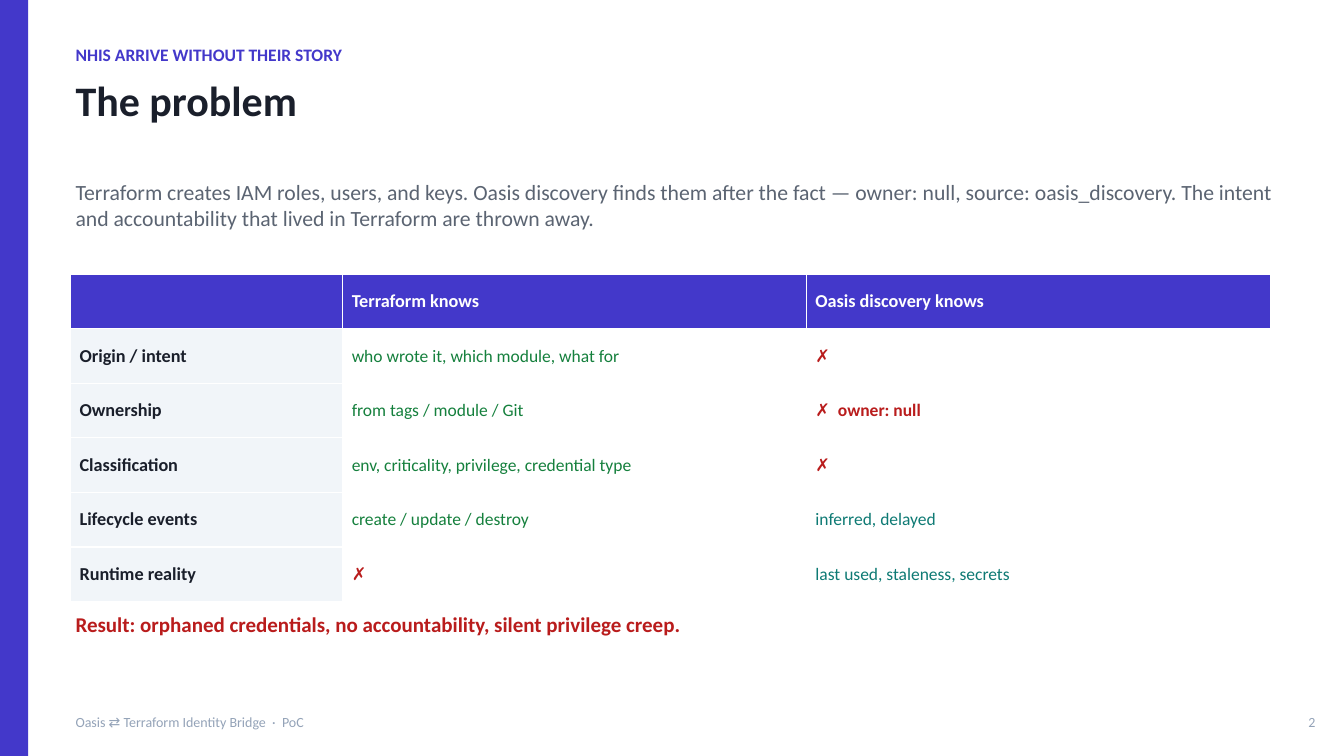
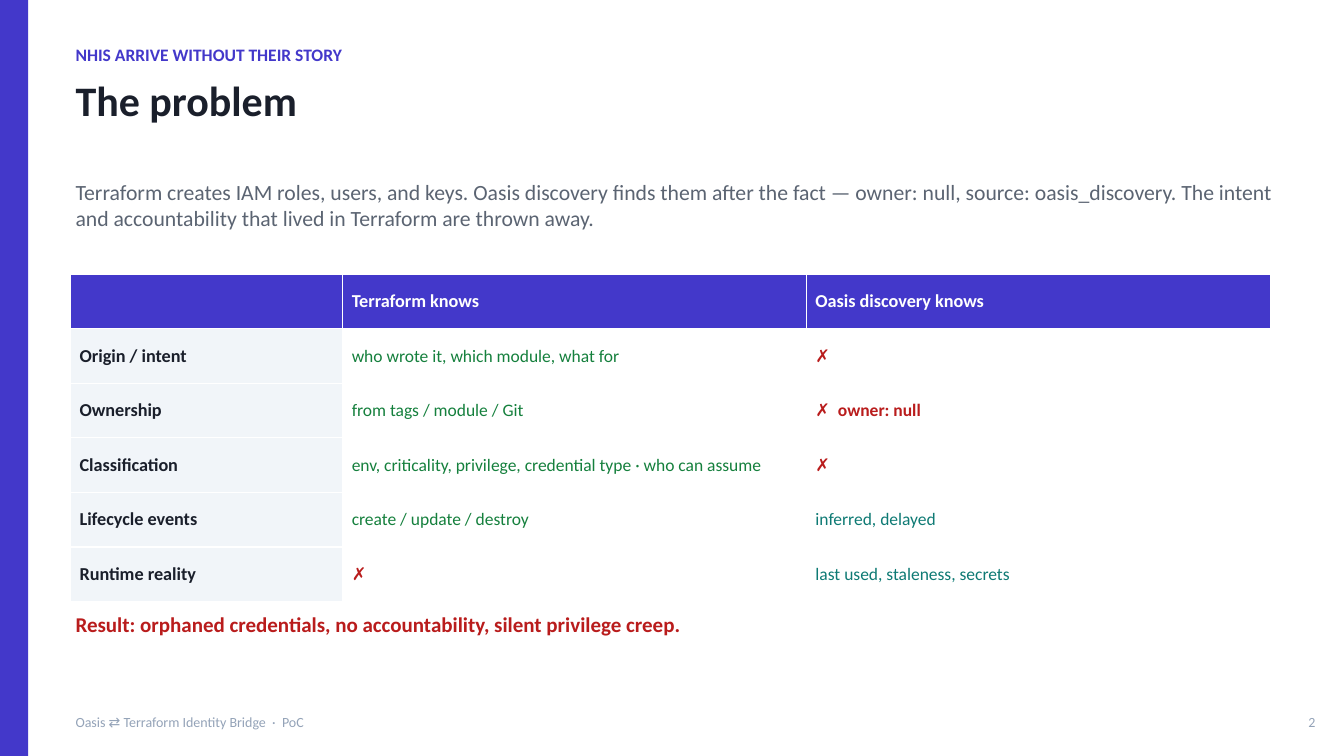
Before and after one commit to rona100/os-terraform-sync, a slide deck: slide 2 of deck/oasis-terraform-bridge.pptx. Drawn at 1344x756 pixels with LibreOffice and Linux fonts; fonts in the diff are those of the drawing. Boxes give left, top, right and bottom in pixels: in the first picture for what was removed or moved away, otherwise in the second. Text is boxed around its words. In the diff, an @@ line names an element or a change of style, - is before the commit and + after.

```diff
--- a/deck/oasis-terraform-bridge.pptx
+++ b/deck/oasis-terraform-bridge.pptx
@@ table at [71,274,1270,602] @@
-row 4, column 2: env, criticality, privilege, credential type
+row 4, column 2: env, criticality, privilege, credential type · who can assume
```
Also in this commit, not shown: 4 other slides changed, 14 other files.
